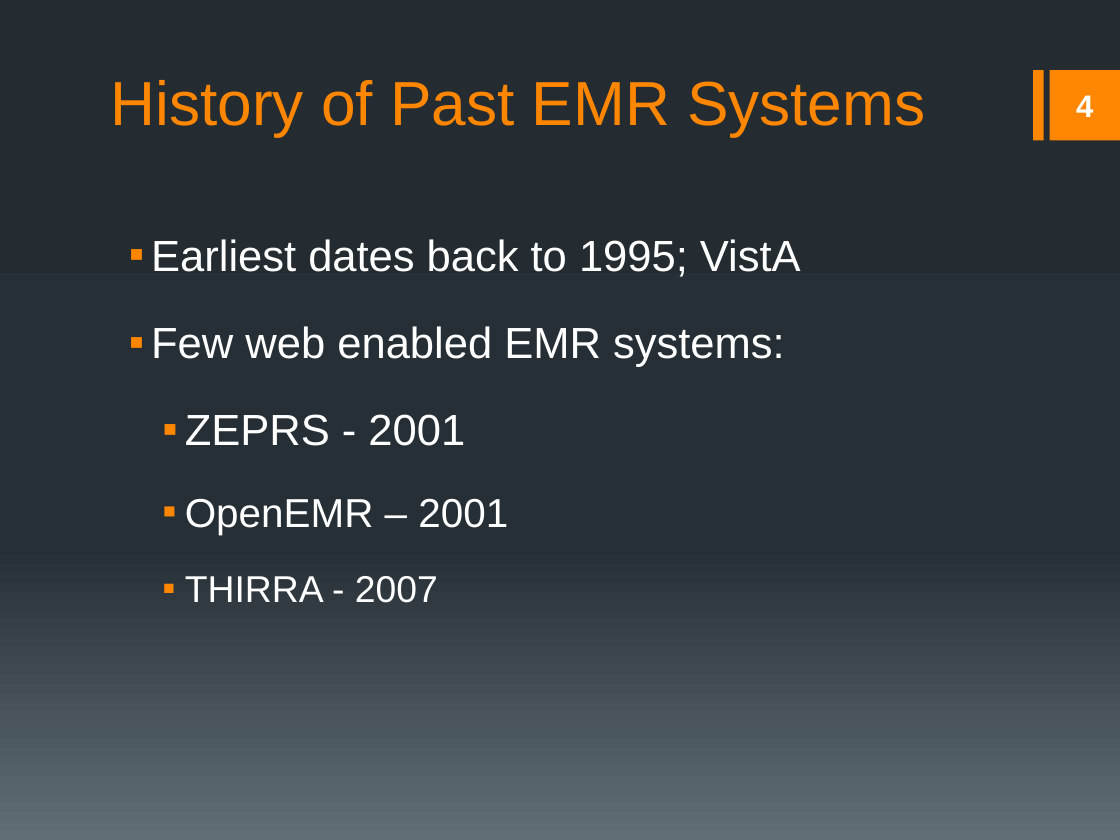
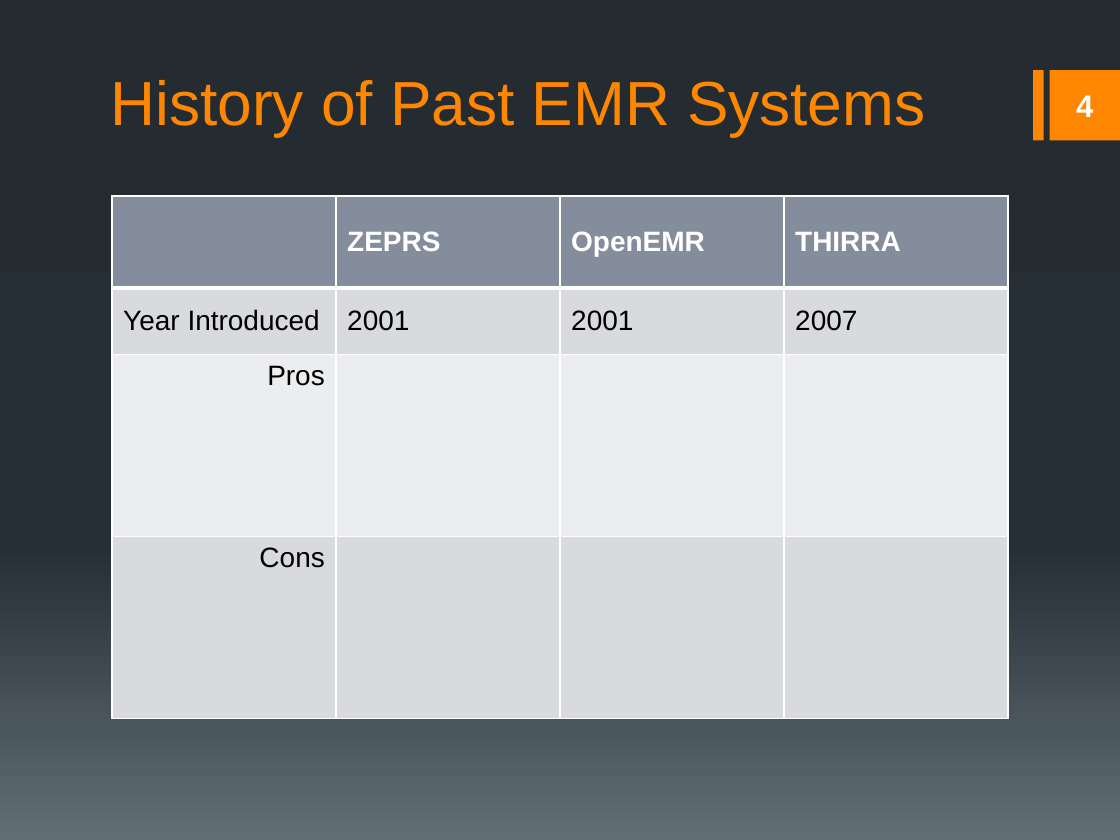
Before and after one commit to rmkane/semrs, a slide deck: slide 4 of Documentation/Final_Presentation.pptx. Drawn at 1120x840 pixels with LibreOffice and Linux fonts; fonts in the diff are those of the drawing. Boxes give left, top, right and bottom in pixels: in the first picture for what was removed or moved away, otherwise in the second. Text is boxed around its words. In the diff, an @@ line names an element or a change of style, - is before the commit and + after.

```diff
--- a/Documentation/Final_Presentation.pptx
+++ b/Documentation/Final_Presentation.pptx
@@ table added at bbox=[112, 196, 1008, 719], 4 rows, 4 columns @@
+ | ZEPRS | OpenEMR | THIRRA
+Year Introduced | 2001 | 2001 | 2007
+Pros |  |  | 
+Cons |  |  | 
@@ text removed at bbox=[151, 239, 801, 603] @@
-▪ Earliest dates back to 1995; VistA
-▪ Few web enabled EMR systems:
-  ▪ ZEPRS - 2001
-  ▪ OpenEMR – 2001
-  ▪ THIRRA - 2007
```
Also in this commit, not shown: 2 other slides changed, 3 slides removed, 2 other files.
